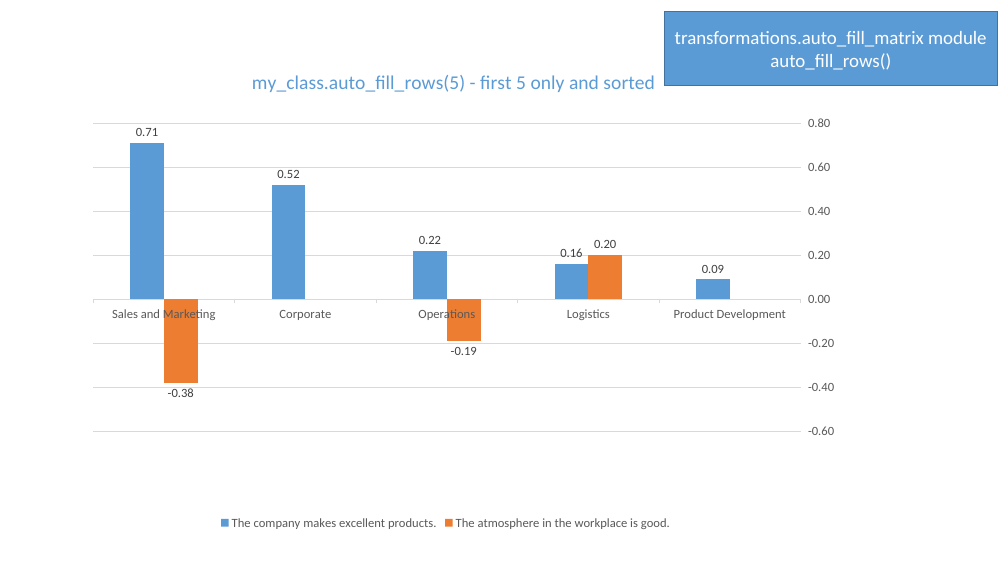
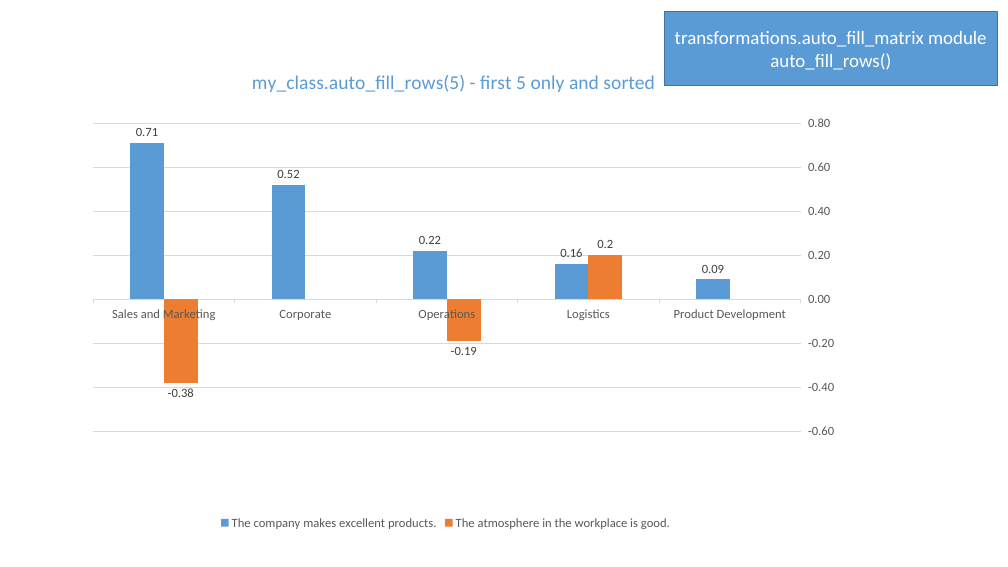
Before and after one commit to Collette-Curson/forgetdata_Slides_modules, a slide deck: slide 5 of Scripts/test_manual_auto_fill_matrix.pptx. Drawn at 1008x567 pixels with LibreOffice and Linux fonts; fonts in the diff are those of the drawing. Boxes give left, top, right and bottom in pixels: in the first picture for what was removed or moved away, otherwise in the second. Text is boxed around its words. In the diff, an @@ line names an element or a change of style, - is before the commit and + after.

```diff
--- a/Scripts/test_manual_auto_fill_matrix.pptx
+++ b/Scripts/test_manual_auto_fill_matrix.pptx
@@ column chart at (51, 60, 840, 534) @@
@@ data labels of The atmosphere in the workplace is good. changed @@
```
Also in this commit, not shown: 17 other slides changed, 1 other file.
